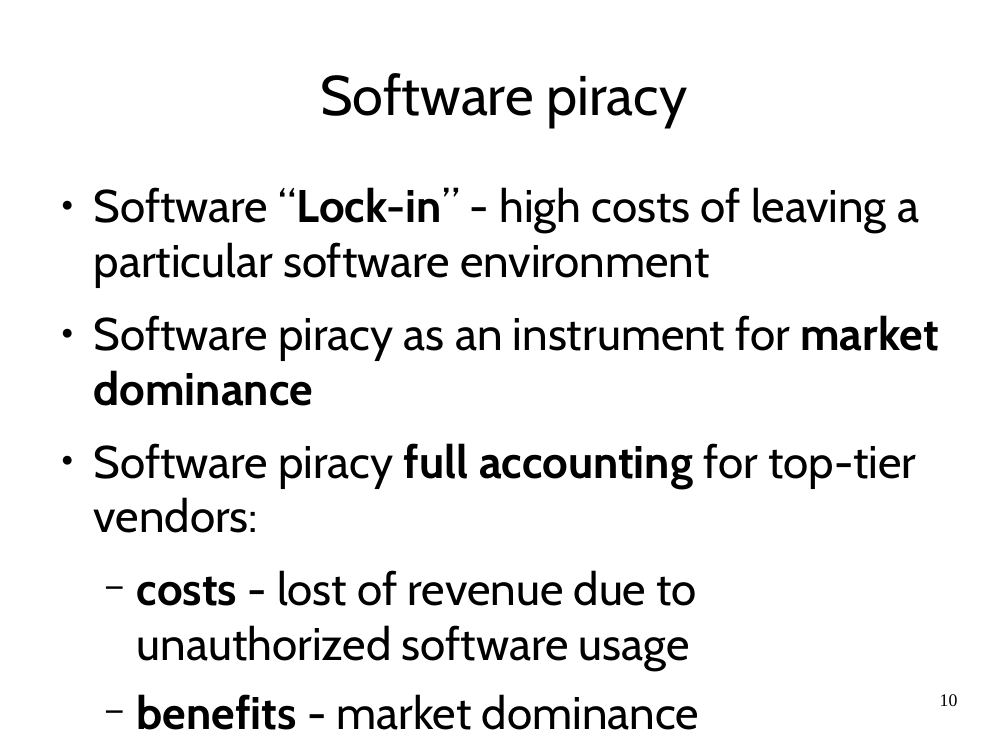
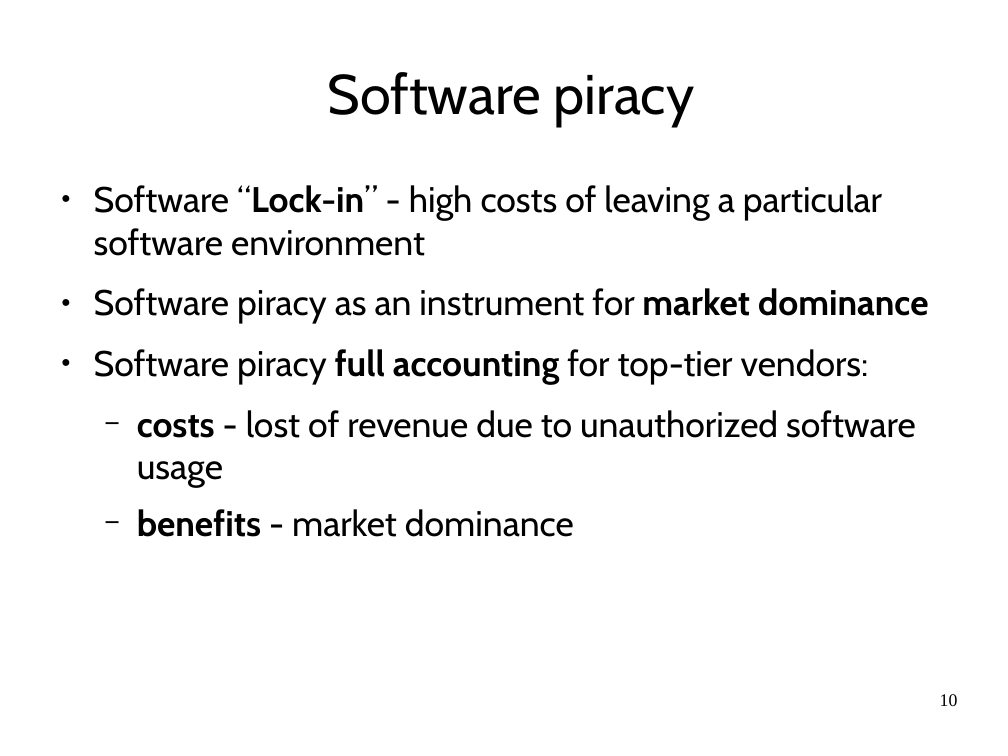
Before and after one commit to hernad/FIT_ENG, a slide deck: slide 10 of seminarski/OSS_BiH_presentation.odp. Drawn at 1008x756 pixels with LibreOffice and Linux fonts; fonts in the diff are those of the drawing. Boxes give left, top, right and bottom in pixels: in the first picture for what was removed or moved away, otherwise in the second. Text is boxed around its words. In the diff, an @@ line names an element or a change of style, - is before the commit and + after.

```diff
--- a/seminarski/OSS_BiH_presentation.odp
+++ b/seminarski/OSS_BiH_presentation.odp
@@ title "Software piracy": place and size @@
-title "Software piracy" at (320, 73, 687, 128)
+title "Software piracy" at (328, 72, 695, 126)
@@ text "Software “Lock-in” - high costs ..." at (94, 185, 929, 537): size 36 to 28 pt @@
```
Also in this commit, not shown: 1 other slide changed, 4 other files.
